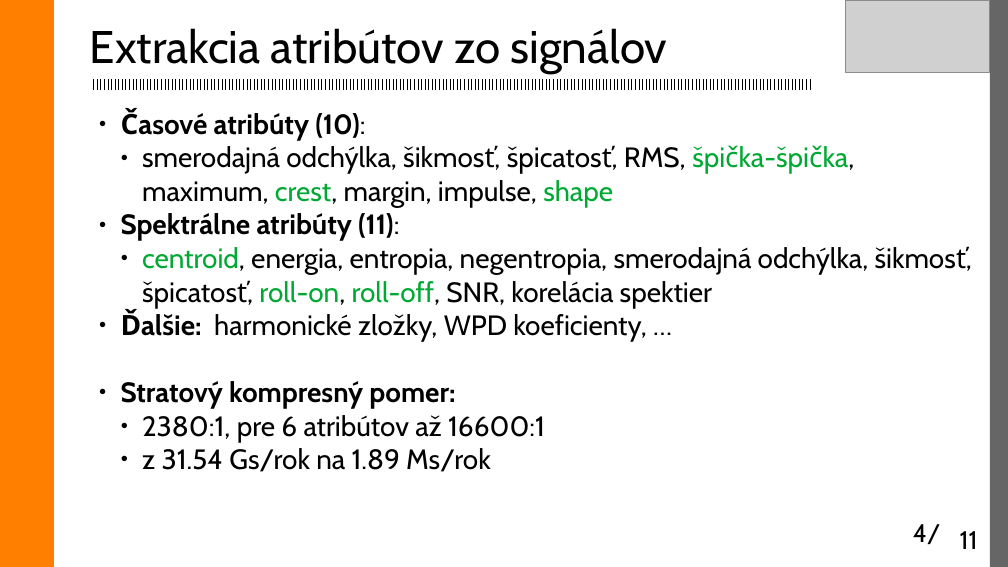
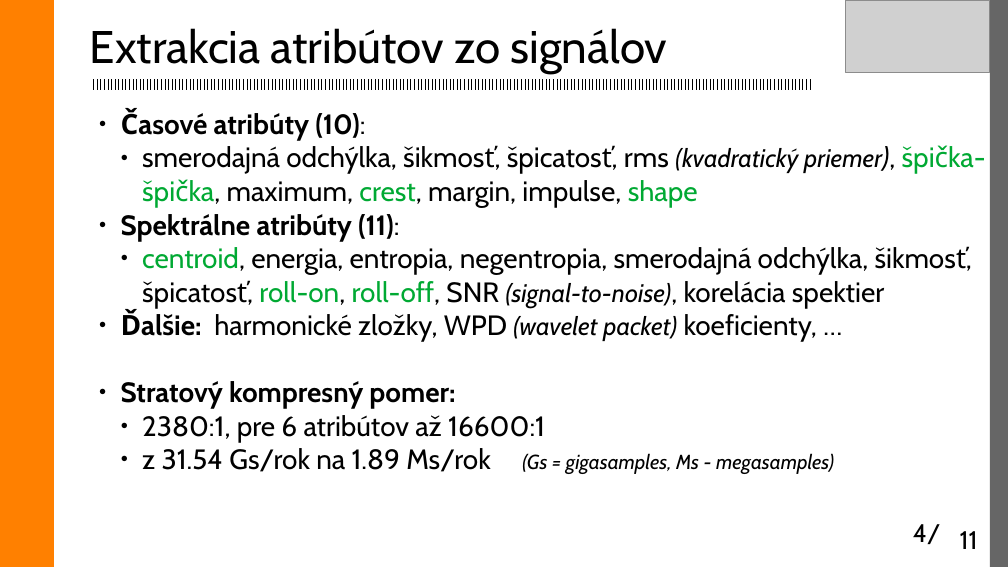
Before and after one commit to etakerim/masters-thesis, a slide deck: slide 4 of defense/DP2-obhajoba.odp. Drawn at 1008x567 pixels with LibreOffice and Linux fonts; fonts in the diff are those of the drawing; grey boxes stand for pictures. Boxes give left, top, right and bottom in pixels: in the first picture for what was removed or moved away, otherwise in the second. Text is boxed around its words. In the diff, an @@ line names an element or a change of style, - is before the commit and + after.

```diff
--- a/defense/DP2-obhajoba.odp
+++ b/defense/DP2-obhajoba.odp
@@ text at (x1=142, y1=146, x2=882, y2=208): text changed @@
-  ● smerodajná odchýlka, šikmosť, špicatosť, RMS, špička-špička, maximum, crest, margin, impulse, shape
+  ● smerodajná odchýlka, šikmosť, špicatosť, rms (kvadratický priemer), špička-špička, maximum, crest, margin, impulse, shape
@@ text at (x1=142, y1=247, x2=884, y2=342): text changed @@
-  ● centroid, energia, entropia, negentropia, smerodajná odchýlka, šikmosť, špicatosť, roll-on, roll-off, SNR, korelácia spektier
-● Ďalšie: harmonické zložky, WPD koeficienty, …
+  ● centroid, energia, entropia, negentropia, smerodajná odchýlka, šikmosť, špicatosť, roll-on, roll-off, SNR (signal-to-noise), korelácia spektier
+● Ďalšie: harmonické zložky, WPD (wavelet packet) koeficienty, …
@@ text at (x1=142, y1=448, x2=834, y2=474): text changed; size 22 to 16 pt; italic on @@
-  ● z 31.54 Gs/rok na 1.89 Ms/rok
+  ● z 31.54 Gs/rok na 1.89 Ms/rok (Gs = gigasamples, Ms - megasamples)
```
Also in this commit, not shown: 6 other slides changed, 21 other files.
